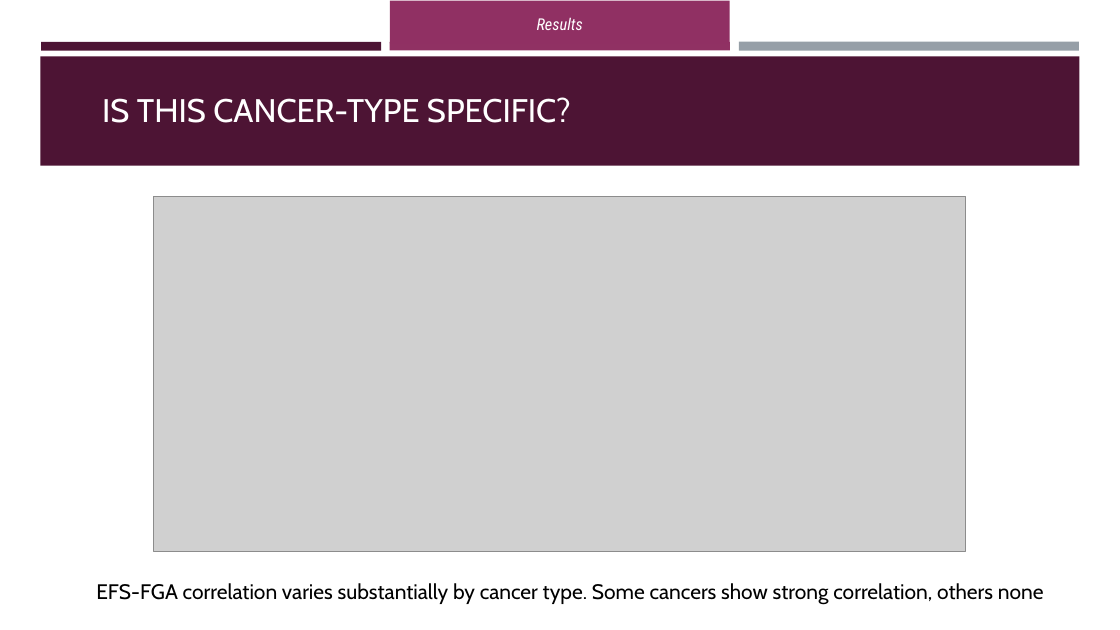
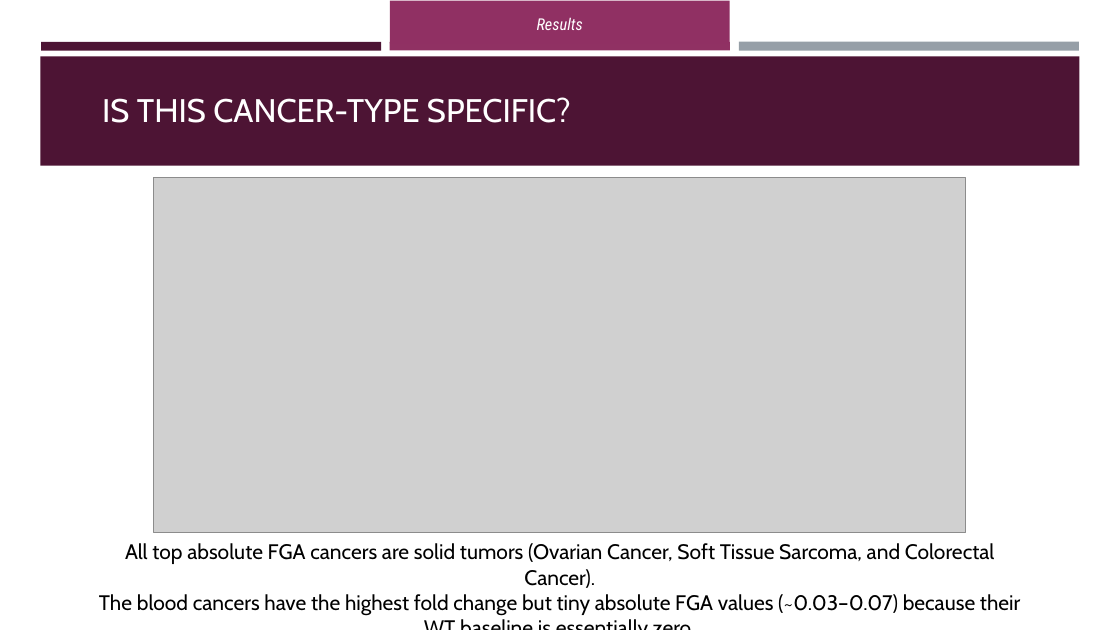
Before and after one commit to OrnitB/cancer_bioinformatics, a slide deck: slide 15 of project/project_background/Final Project Presentation - Ornit - Cancer Bioinfo March 2026.pptx. Drawn at 1120x630 pixels with LibreOffice and Linux fonts; fonts in the diff are those of the drawing; grey boxes stand for pictures. Boxes give left, top, right and bottom in pixels: in the first picture for what was removed or moved away, otherwise in the second. Text is boxed around its words. In the diff, an @@ line names an element or a change of style, - is before the commit and + after.

```diff
--- a/project/project_background/Final Project Presentation - Ornit - Cancer Bioinfo March 2026.pptx
+++ b/project/project_background/Final Project Presentation - Ornit - Cancer Bioinfo March 2026.pptx
@@ picture: place and size @@
-picture at [154,197,966,551]
+picture at [154,178,966,533]
@@ text at [99,543,1020,616]: text changed @@
-EFS-FGA correlation varies substantially by cancer type. Some cancers show strong correlation, others none
+All top absolute FGA cancers are solid tumors (Ovarian Cancer, Soft Tissue Sarcoma, and Colorectal Cancer).
+The blood cancers have the highest fold change but tiny absolute FGA values (~0.03–0.07) because their WT baseline is essentially zero.
```
Also in this commit, not shown: 4 other slides changed, 1 other file.
